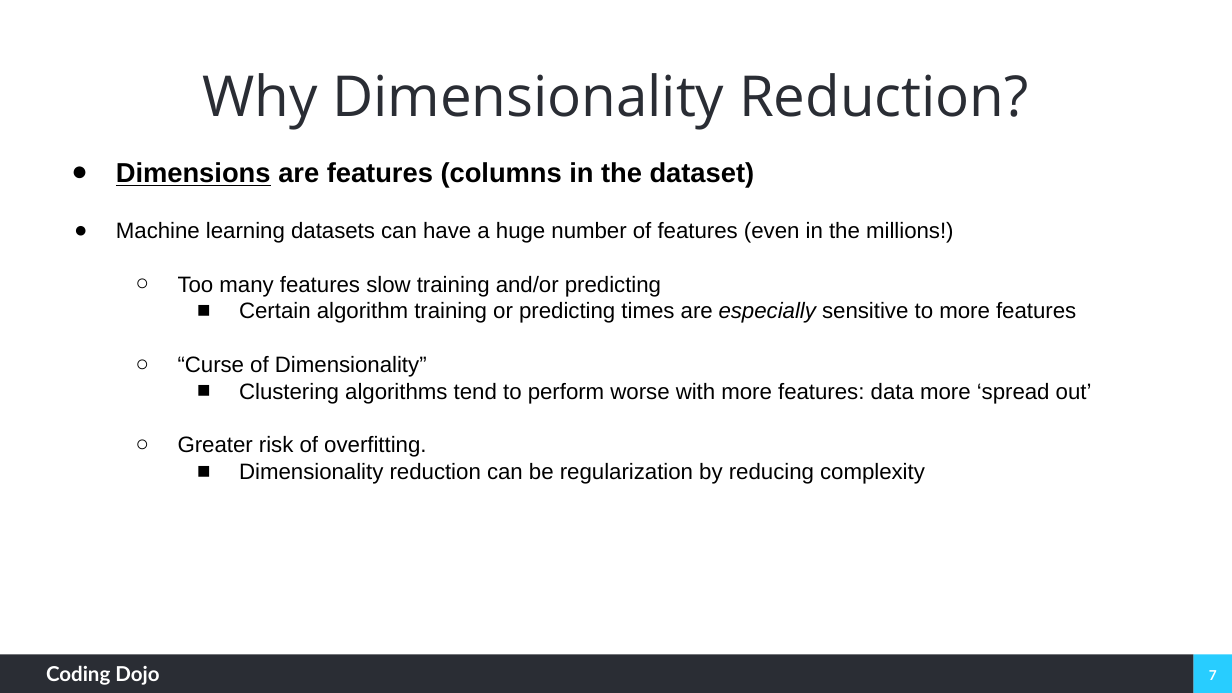
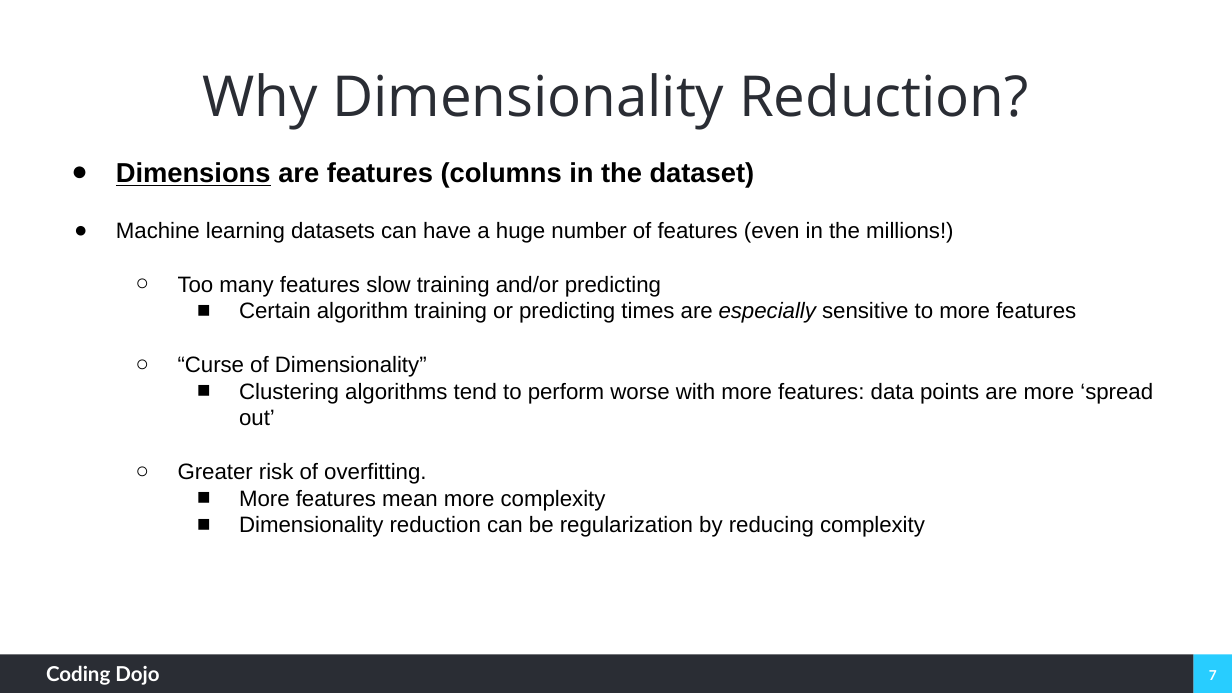
Before and after one commit to coding-dojo-data-science/week-10-lecture-1-pca, a slide deck: slide 7 of 11.7.22 Week 10 Day 1 Principal Component Analysis.pptx. Drawn at 1232x693 pixels with LibreOffice and Linux fonts; fonts in the diff are those of the drawing; background and template pictures are left out. Boxes give left, top, right and bottom in pixels: in the first picture for what was removed or moved away, otherwise in the second. Text is boxed around its words. In the diff, an @@ line names an element or a change of style, - is before the commit and + after.

```diff
--- a/11.7.22 Week 10 Day 1 Principal Component Analysis.pptx
+++ b/11.7.22 Week 10 Day 1 Principal Component Analysis.pptx
@@ text at box(239, 383, 1153, 426): text changed @@
-    ■ Clustering algorithms tend to perform worse with more features: data more ‘spread out’
+    ■ Clustering algorithms tend to perform worse with more features: data points are more ‘spread out’
@@ text at box(239, 490, 606, 511): paragraph added @@
+    ■ More features mean more complexity
```
Also in this commit, not shown: 3 other slides changed, 1 slide added.
